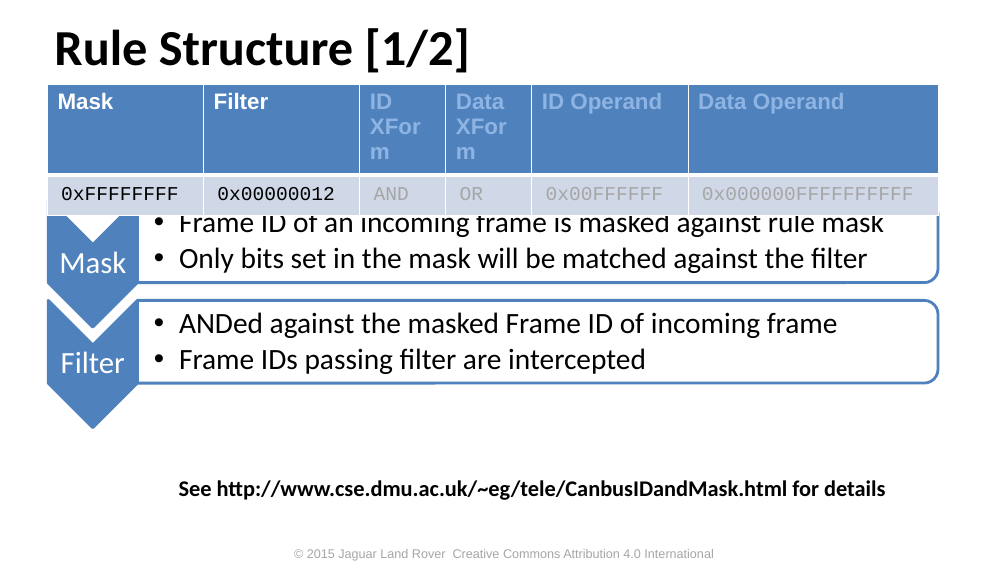
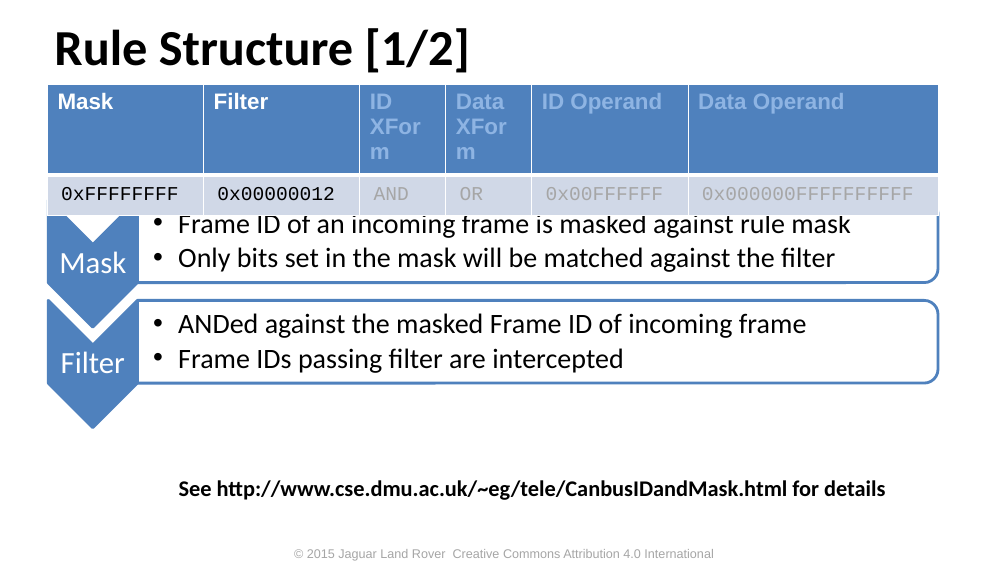
Before and after one commit to PDXostc/canfw, a slide deck: slide 6 of doc/CAN Firewall.pptx. Drawn at 1008x567 pixels with LibreOffice and Linux fonts; fonts in the diff are those of the drawing; background and template pictures are left out. Boxes give left, top, right and bottom in pixels: in the first picture for what was removed or moved away, otherwise in the second. Text is boxed around its words. In the diff, an @@ line names an element or a change of style, - is before the commit and + after.

```diff
--- a/doc/CAN Firewall.pptx
+++ b/doc/CAN Firewall.pptx
@@ text "Frame ID of an incoming ..." at (178, 209, 851, 272): size 21 to 20 pt @@
@@ text "ANDed against the masked Frame ..." at (178, 313, 807, 373): size 21 to 20 pt @@
```
Also in this commit, not shown: 6 other slides changed, 4 slides added, 1 other file.
